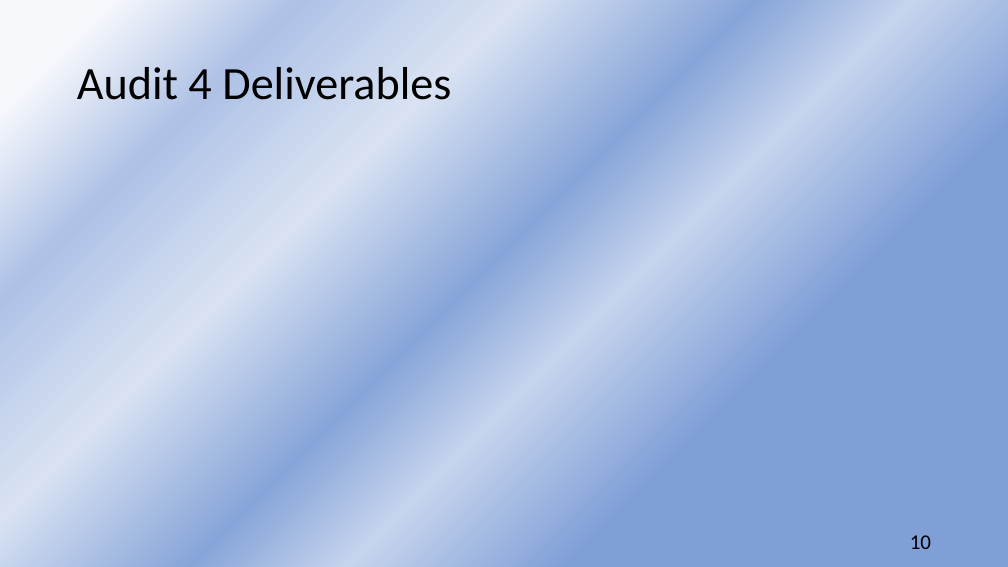
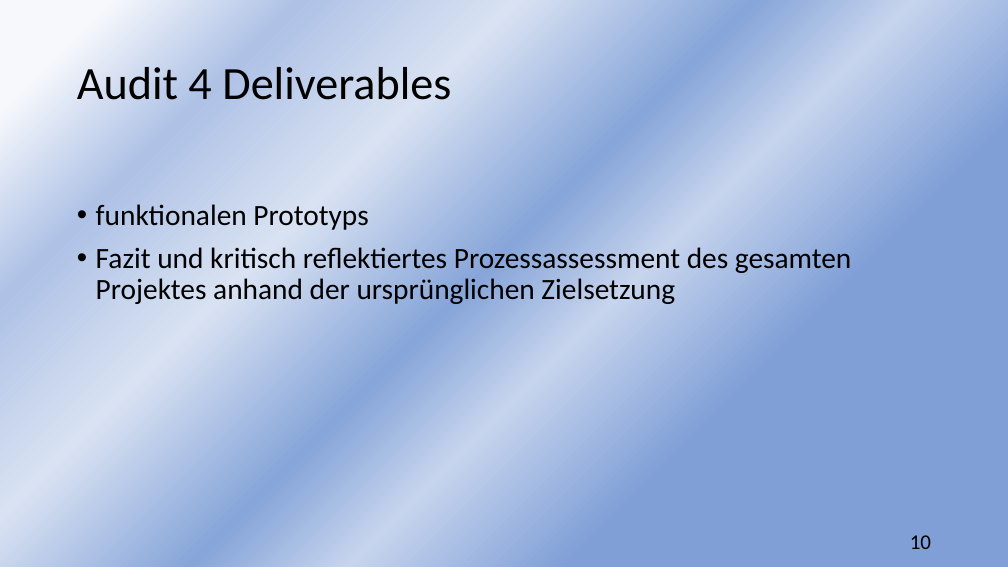
Before and after one commit to sebastiankoch10/EPWS2223HausenKochZimmer, a slide deck: slide 10 of Audits/EPWS2223HausenKochZimmer Audit 3.pptx. Drawn at 1008x567 pixels with LibreOffice and Linux fonts; fonts in the diff are those of the drawing. Boxes give left, top, right and bottom in pixels: in the first picture for what was removed or moved away, otherwise in the second. Text is boxed around its words. In the diff, an @@ line names an element or a change of style, - is before the commit and + after.

```diff
--- a/Audits/EPWS2223HausenKochZimmer Audit 3.pptx
+++ b/Audits/EPWS2223HausenKochZimmer Audit 3.pptx
@@ text added at [96,204,852,304], 28 pt, text #000000 @@
+• funktionalen Prototyps
+• Fazit und kritisch reflektiertes Prozessassessment des gesamten Projektes anhand der ursprünglichen Zielsetzung
```
Also in this commit, not shown: 2 slides added, 2 slides removed, 2 other files.
